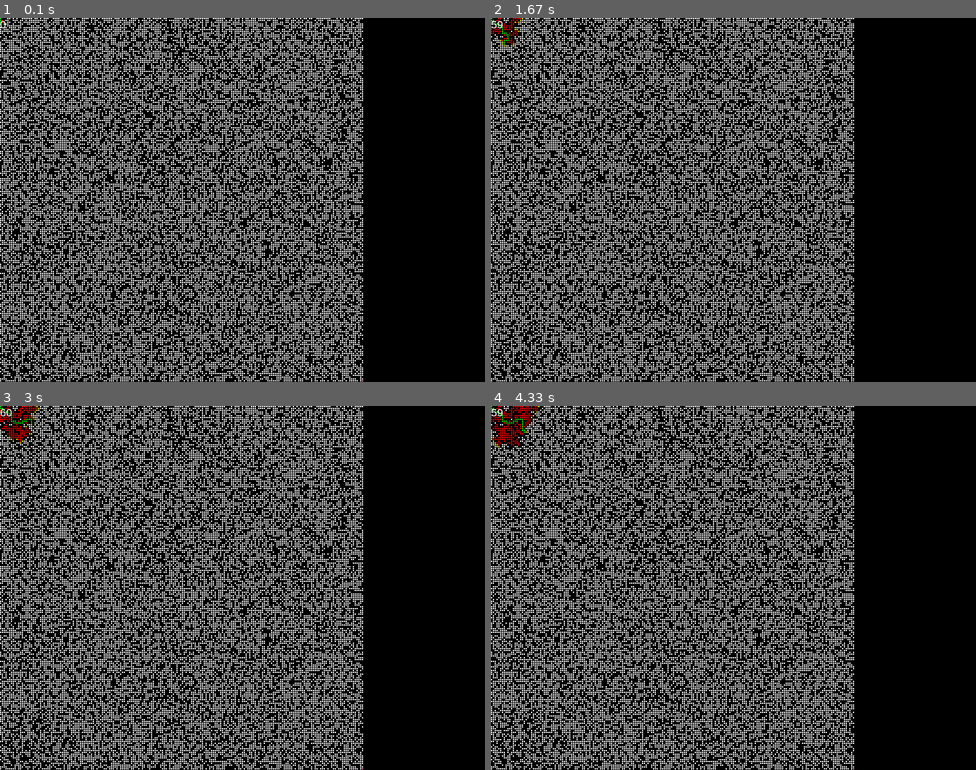
Above: before the commit, frames 1-4 (two rows, left to right).
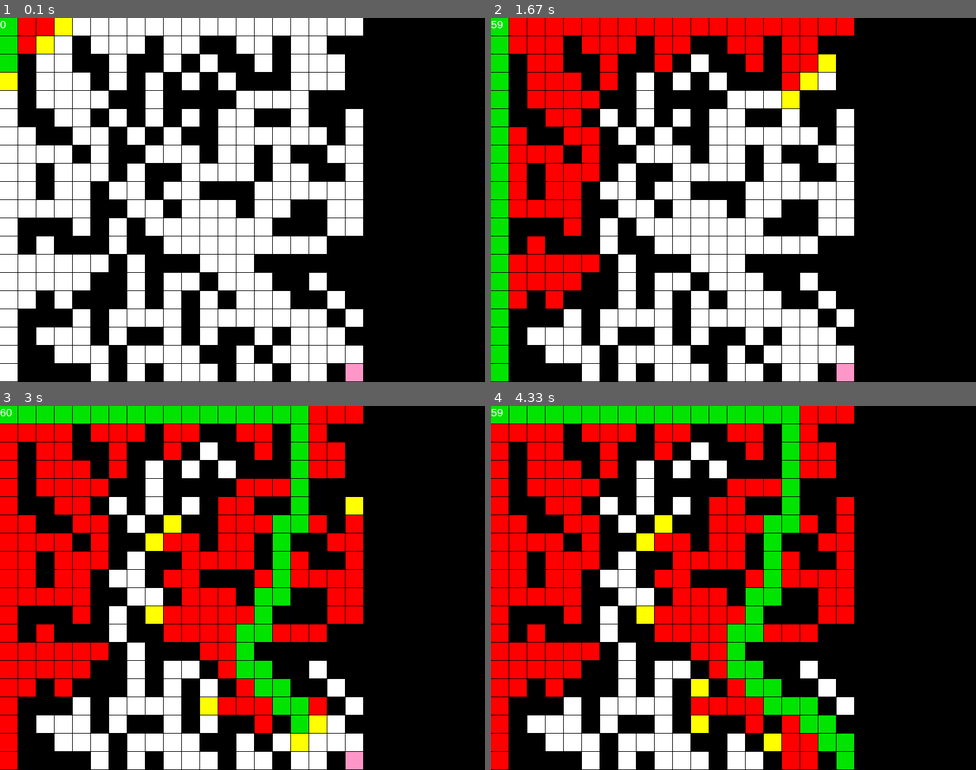
Above: after the commit, the same moments.

Repository: screamodgaf/A-star_Pathfinding-Pygame
Game: pygame game, started from main.py
Same seed, same stepped clock (60 frames per second), same inputs: the game is played once before the commit and once after it.
Inputs:
- Up to frame 1 (0.1 s): no input
- Up to frame 2 (1.67 s): hold Right 0.33-0.8 s; hold Up 0.83-1.3 s; hold Right from 1.33 s (still down)
- Up to frame 3 (3 s): release Right at 1.8 s; hold Left 1.83-2.37 s; hold Down 2.4-2.87 s; hold Left from 2.9 s (still down)
- Up to frame 4 (4.33 s): release Left at 3.37 s; hold Up 3.4-3.87 s; hold Right from 3.9 s (still down)

The runs differ from the first frame. In frame 1, 39% of the frame differs, in the area x 0-75%, y 0-100%; in frame 2, 44%; in frame 3, 48%; in frame 4, 48%.

Commit message:
6. Refactoring

Diff:
--- a/main.py
+++ b/main.py
@@ -188,10 +188,11 @@
     for i in range(len(neighboursOfCurrent)):
         neighbour = neighboursOfCurrent[i]
         #check if a neighbour was already evaluated (meaning is present in nodesEvaluated):
-        if (neighbour not in nodesEvaluated) and (neighbour.checkIfObstackle() == False):
+        if (neighbour.checkIfObstackle() == False) and (neighbour not in nodesEvaluated):
             #and if it was not evaluated, get its g and add 1 to it, as every neighbour of current node will have higher g (current.g + 1):
             tempG = currentNode.getG() +1 + calculateHeuristics(neighbour, goalNode, FIELD_SIZE)
             #check, if the neighbour with a lower tempG was already found in nodesToBeEvaluated (meaning there is a better way to get there):
+
             if neighbour in nodesToBeEvaluated:
                 #so if the neighbour was already evaluated and its g is smaller than tempG, set its g to tempG:
                 if neighbour.getG() > tempG:
@@ -239,16 +240,16 @@
 MATRIX_WIDTH = 8
 FIELD_SIZE = 30
 '''
-MATRIX_HEIGHT = 200
-MATRIX_WIDTH = 200
-FIELD_SIZE = 3
+MATRIX_HEIGHT = 20
+MATRIX_WIDTH = 20
+FIELD_SIZE = 30
 matrix = [0] * MATRIX_HEIGHT * MATRIX_WIDTH
 
 
 #make random obstackles
-for _ in range(19200):
-    x = random.randint(0, MATRIX_WIDTH-1)
-    y = random.randint(0, MATRIX_HEIGHT-1)
+for _ in range(200):
+    x = random.randint(1, MATRIX_WIDTH-1)
+    y = random.randint(1, MATRIX_HEIGHT-1)
     matrix[x + y * MATRIX_WIDTH] = 1
 
 worldRectsList = associateMatrixToDrawableRects(matrix, MATRIX_HEIGHT, MATRIX_WIDTH, FIELD_SIZE)
